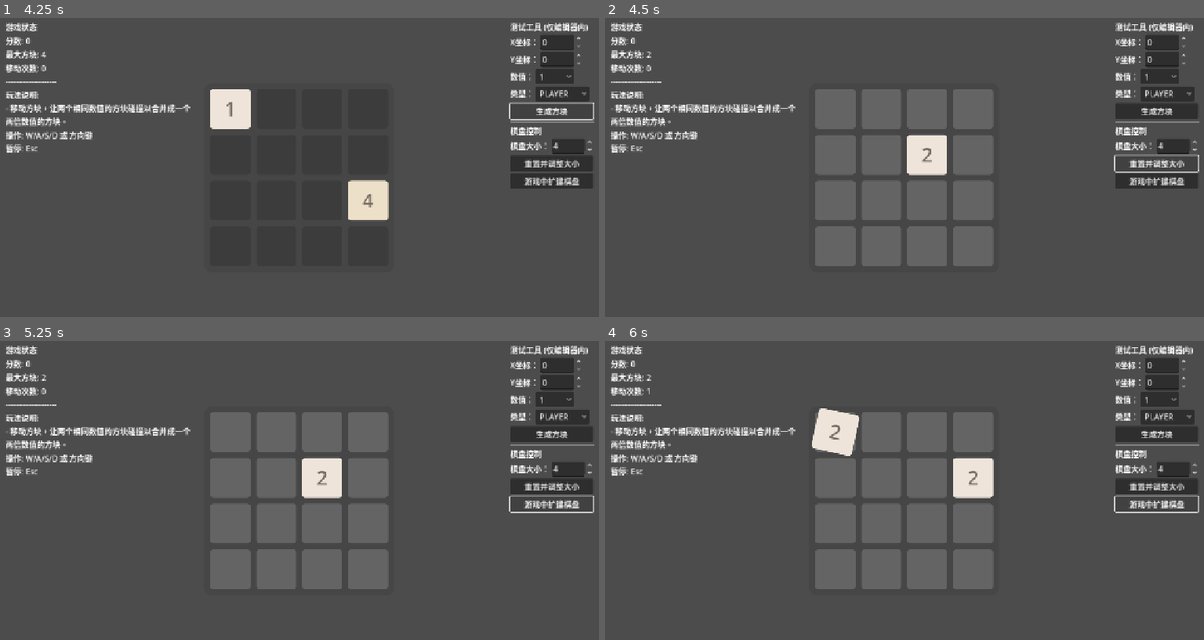
Above: before the commit, frames 1-4 (two rows, left to right).
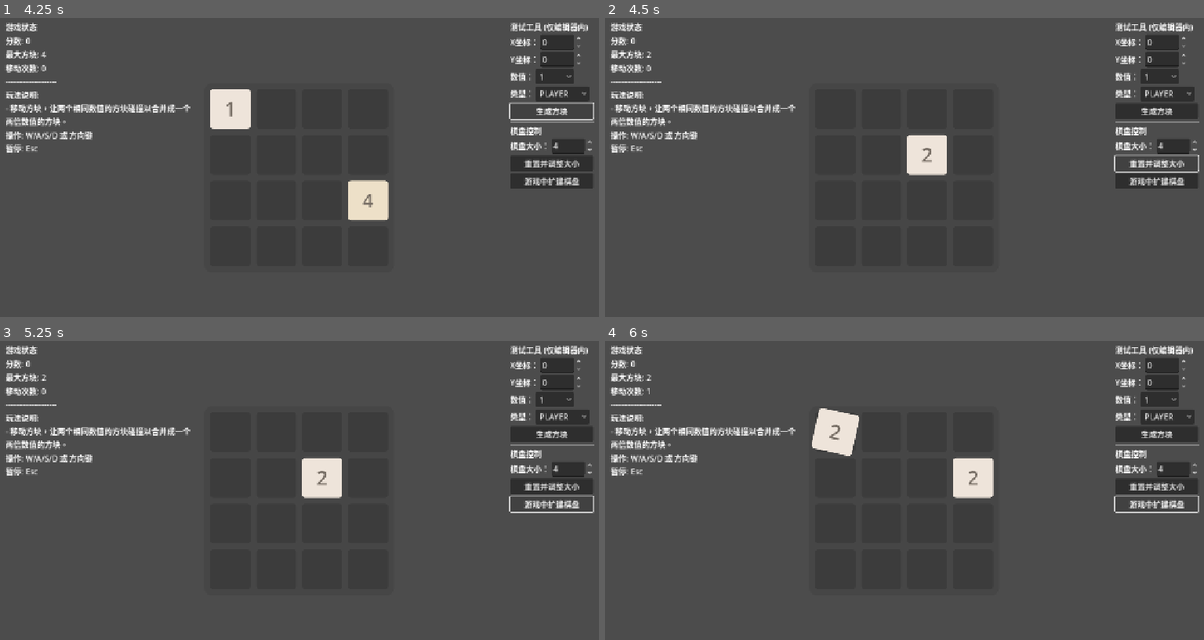
Above: after the commit, the same moments.

Repository: C76GN/2048-all-in-one
Game: Godot game, scene res://scenes/main_menu.tscn
Two runs of this game, one before a commit and one after it. Both use one fixed random seed, a clock stepped at 60 frames per second and the inputs below.
Inputs (mouse positions are in pixels of both pictures, inside the frame that each line leads up to):
- Up to frame 1 (4.25 s): click "开始游戏" at 0.5 s; click (299, 131) at 1.25 s; click "1" at 2 s; click "PLAYER" at 2.75 s; click "生成方块" at 3.5 s
- Up to frame 2 (4.5 s): click "重置并调整大小" at 4.25 s
- Up to frame 3 (5.25 s): click "游戏中扩建棋盘" at 5 s
- Up to frame 4 (6 s): tap Enter at 5.75 s; hold D (move_right) from 5.78 s (still down)

Frame 1 is identical in both runs. In frame 2, 13% of the frame differs, in the area x 35-65%, y 23-83%; in frame 3, 13%; in frame 4, 12%.

Commit message:
Refactor board theme color handling and initialization
Updated empty cell color in theme config files and refactored board initialization logic in game_board.gd. Board theme is now passed explicitly during reset and resize, and cell color uses the theme value. Initialization is triggered from game_play.gd after rules are set, improving separation of concerns and theme consistency.

Diff:
--- a/json_config/themes/default_board_theme_default.json
+++ b/json_config/themes/default_board_theme_default.json
@@ -3,5 +3,5 @@
 	"name": "default_board_theme",
 	"game_background": "#4c4c4c",
 	"board_panel": "#464646",
-	"empty_cell": "#646464"
+	"empty_cell": "#3c3c3c"
 }
--- a/resources/themes/default_board_theme.tres
+++ b/resources/themes/default_board_theme.tres
@@ -6,4 +6,4 @@
 script = ExtResource("1_d4myl")
 game_background_color = Color(0.29803923, 0.29803923, 0.29803923, 1)
 board_panel_color = Color(0.27450982, 0.27450982, 0.27450982, 1)
-empty_cell_color = Color(0.39215687, 0.39215687, 0.39215687, 1)
+empty_cell_color = Color(0.23529412, 0.23529412, 0.23529412, 1)
--- a/scripts/game_board.gd
+++ b/scripts/game_board.gd
@@ -63,8 +63,6 @@
 func _ready() -> void:
 	# 连接 resized 信号，当本控件尺寸变化时更新内部布局。
 	resized.connect(_update_board_layout)
-	# 推迟一帧调用，以确保父容器已经完成了初始布局，赋予了本控件正确的尺寸。
-	_initialize_board()
 
 # --- 公共接口 ---
 
@@ -75,6 +73,14 @@
 	self.game_over_rule = p_game_over_rule
 	self.color_schemes = p_color_schemes
 	self.board_theme = p_board_theme
+
+## 公共的初始化函数，由 GamePlay 在设置完规则后调用。
+func initialize_board() -> void:
+	_initialize_grid()
+	_update_board_layout()
+	if not is_initialized:
+		_draw_board_cells()
+		is_initialized = true
 
 ## 根据给定的方向向量处理一次完整的移动操作。
 func handle_move(direction: Vector2i) -> void:
@@ -160,7 +166,8 @@
 	_spawn_at(grid_pos, value, type)
 
 ## 重置整个棋盘并应用新的尺寸。
-func reset_and_resize(new_size: int) -> void:
+func reset_and_resize(new_size: int, p_board_theme: BoardTheme) -> void:
+	self.board_theme = p_board_theme
 	for child in board_container.get_children():
 		child.queue_free()
 
@@ -168,7 +175,7 @@
 	is_initialized = false
 	grid_size = new_size
 
-	_initialize_board()
+	initialize_board()
 	board_resized.emit(grid_size)
 
 ## 在游戏进行中扩建棋盘（只能变大）。
@@ -212,13 +219,6 @@
 	return values
 
 # --- 初始化与布局 ---
-
-func _initialize_board() -> void:
-	_initialize_grid()
-	_update_board_layout()
-	if not is_initialized:
-		_draw_board_cells()
-		is_initialized = true
 
 ## 当GameBoard控件尺寸改变时，重新计算并应用所有内部元素的变换。
 func _update_board_layout() -> void:
@@ -338,11 +338,16 @@
 		if child is Panel: child.queue_free()
 
 	var new_cells_tween = create_tween().set_parallel(true)
+
+	var cell_color = Color("3c3c3c") # 默认后备颜色
+	if is_instance_valid(board_theme):
+		cell_color = board_theme.empty_cell_color
+
 	for x in new_size:
 		for y in new_size:
 			var cell_bg = Panel.new()
 			var stylebox = StyleBoxFlat.new()
-			stylebox.bg_color = Color("3c3c3c")
+			stylebox.bg_color = cell_color
 			stylebox.set_corner_radius_all(8)
 			cell_bg.add_theme_stylebox_override("panel", stylebox)
 
--- a/scripts/modes/game_play.gd
+++ b/scripts/modes/game_play.gd
@@ -71,6 +71,7 @@
 
 	# 步骤4: 注册所有规则到管理器并连接所有信号。
 	rule_manager.register_rules(all_spawn_rules)
+	game_board.initialize_board()
 	_connect_signals()
 
 	# 步骤5: 通过管理器触发棋盘初始化事件。
@@ -254,7 +255,7 @@
 	monsters_killed = 0
 	move_count = 0
 	score = 0
-	game_board.reset_and_resize(new_size)
+	game_board.reset_and_resize(new_size, mode_config.board_theme)
 
 	# 重置后，重新执行完整的初始化流程。
 	_ready()
